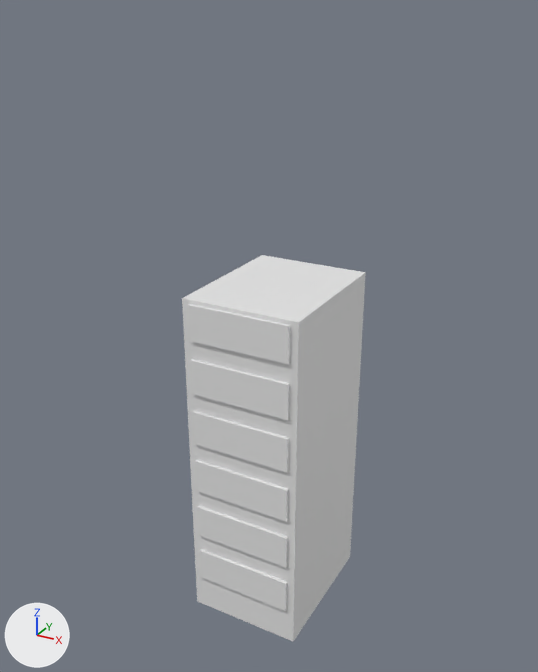
The OBJ model unity/Assets/Art/Generated/campus-kit/prop-server-rack.obj, before and after one commit.
Before and after are seen from a camera (50 mm lens) standing at (1.6, -3.0, 3.02) and looking at (-0.05, 0.0, 1.52). Lighting does not change. The marker at lower left points along +X, +Y and +Z. The older version comes first. Where no turn or scale is listed for an object, it has been applied to the vertices.

Objects in the first picture: 'prop-server-rack'.
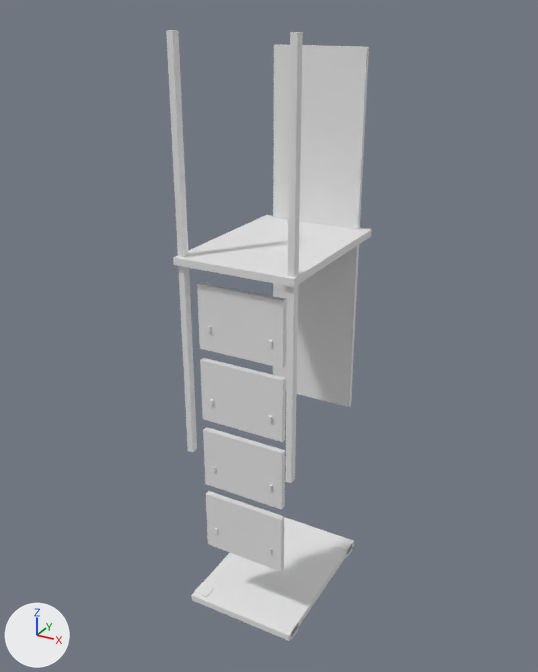
Where the change shows, as pixel boxes (x1, y1, x2, y2) in the pictures (538 x 672 px):
```json
{"object": "prop-server-rack", "change": "reshaped", "before": [182, 255, 366, 641], "after": [166, 30, 372, 641], "on screen": "12% wider, 58% taller"}
{"part": 1, "of": "me_prop_server_rack", "change": "added", "after": [335, 538, 352, 558]}
{"part": 2, "of": "me_prop_server_rack", "change": "added", "after": [194, 583, 214, 597]}
{"part": 3, "of": "me_prop_server_rack", "change": "added", "after": [278, 616, 298, 640]}
{"part": 4, "of": "me_prop_server_rack", "change": "added", "after": [166, 30, 197, 452]}
{"part": 5, "of": "me_prop_server_rack", "change": "added", "after": [285, 32, 303, 483]}
{"part": 6, "of": "me_prop_server_rack", "change": "added", "after": [173, 215, 372, 287]}
{"part": 7, "of": "me_prop_server_rack", "change": "added", "after": [191, 517, 354, 641]}
{"part": 8, "of": "me_prop_server_rack", "change": "added", "after": [273, 44, 369, 407]}
{"part": 9, "of": "me_prop_server_rack", "change": "added", "after": [206, 491, 284, 571]}
{"part": 10, "of": "me_prop_server_rack", "change": "added", "after": [203, 427, 285, 510]}
{"part": 11, "of": "me_prop_server_rack", "change": "added", "after": [200, 358, 286, 442]}
{"part": 12, "of": "me_prop_server_rack", "change": "added", "after": [197, 282, 287, 368]}
{"part": 13, "of": "me_prop_server_rack", "change": "deleted", "before": [182, 255, 366, 641]}
{"part": 14, "of": "me_prop_server_rack", "change": "deleted", "before": [193, 411, 289, 473]}
{"part": 15, "of": "me_prop_server_rack", "change": "deleted", "before": [199, 549, 287, 611]}
{"part": 16, "of": "me_prop_server_rack", "change": "deleted", "before": [190, 359, 290, 420]}
{"part": 17, "of": "me_prop_server_rack", "change": "deleted", "before": [197, 506, 288, 568]}
{"part": 18, "of": "me_prop_server_rack", "change": "deleted", "before": [188, 304, 290, 364]}
{"part": 19, "of": "me_prop_server_rack", "change": "deleted", "before": [195, 460, 288, 522]}
```

The change, as JSON lines over the scene's bpy script:
```json
{"block": "me_prop_server_rack", "where": "# used by ob_prop_server_rack; location = (0.0, 0.0, 0.0)"}
{"op": "remove", "block": "me_prop_server_rack", "code": "me_prop_server_rack.from_pydata(...)  # 56 vertices, 42 faces; spans x -0.3..0.3, y -0.39..0.38, z 0.0..1.8"}
{"op": "add", "block": "me_prop_server_rack", "code": "me_prop_server_rack.from_pydata(...)  # 216 vertices, 162 faces; spans x -0.3..0.3, y -0.43..0.43, z 0.03..2.94"}
{"block": "me_prop_server_rack", "change": "me_prop_server_rack part 1: a new loose piece, a box spanning x 0.22..0.3, y 0.32..0.4, z 0.03..0.09"}
{"block": "me_prop_server_rack", "change": "me_prop_server_rack part 2: a new loose piece, a box spanning x -0.3..-0.22, y -0.4..-0.32, z 0.03..0.09"}
{"block": "me_prop_server_rack", "change": "me_prop_server_rack part 3: a new loose piece, a box spanning x 0.22..0.3, y -0.4..-0.32, z 0.03..0.09"}
{"block": "me_prop_server_rack", "change": "me_prop_server_rack part 4: a new loose piece, a box spanning x -0.29..-0.26, y -0.405..-0.365, z 1.0..2.94"}
{"block": "me_prop_server_rack", "change": "me_prop_server_rack part 5: a new loose piece, a box spanning x 0.26..0.29, y -0.405..-0.365, z 1.0..2.94"}
{"block": "me_prop_server_rack", "change": "me_prop_server_rack part 6: a new loose piece, a box spanning x -0.3..0.3, y -0.425..0.425, z 1.975..2.01"}
{"block": "me_prop_server_rack", "change": "me_prop_server_rack part 7: a new loose piece, a box spanning x -0.3..0.3, y -0.425..0.425, z 0.05..0.085"}
{"block": "me_prop_server_rack", "change": "me_prop_server_rack part 8: a new loose piece, a box spanning x -0.24..0.24, y 0.393..0.418, z 1.0..2.86"}
{"block": "me_prop_server_rack", "change": "me_prop_server_rack part 9: a new loose piece, a box spanning x -0.22..0.22, y -0.365..-0.335, z 0.42..0.74"}
{"block": "me_prop_server_rack", "change": "me_prop_server_rack part 10: a new loose piece, a box spanning x -0.22..0.22, y -0.365..-0.335, z 0.8..1.12"}
{"block": "me_prop_server_rack", "change": "me_prop_server_rack part 11: a new loose piece, a box spanning x -0.22..0.22, y -0.365..-0.335, z 1.18..1.5"}
{"block": "me_prop_server_rack", "change": "me_prop_server_rack part 12: a new loose piece, a box spanning x -0.22..0.22, y -0.365..-0.335, z 1.56..1.88"}
{"block": "me_prop_server_rack", "change": "me_prop_server_rack part 13: the loose piece of 8 vertices spanning x -0.3..0.3, y -0.38..0.38, z 0.0..1.8 is deleted"}
{"block": "me_prop_server_rack", "change": "me_prop_server_rack part 14: the loose piece of 8 vertices spanning x -0.26..0.26, y -0.39..-0.37, z 1.04..1.22 is deleted"}
{"block": "me_prop_server_rack", "change": "me_prop_server_rack part 15: the loose piece of 8 vertices spanning x -0.26..0.26, y -0.39..-0.37, z 0.2..0.38 is deleted"}
{"block": "me_prop_server_rack", "change": "me_prop_server_rack part 16: the loose piece of 8 vertices spanning x -0.26..0.26, y -0.39..-0.37, z 1.32..1.5 is deleted"}
{"block": "me_prop_server_rack", "change": "me_prop_server_rack part 17: the loose piece of 8 vertices spanning x -0.26..0.26, y -0.39..-0.37, z 0.48..0.66 is deleted"}
{"block": "me_prop_server_rack", "change": "me_prop_server_rack part 18: the loose piece of 8 vertices spanning x -0.26..0.26, y -0.39..-0.37, z 1.6..1.78 is deleted"}
{"block": "me_prop_server_rack", "change": "me_prop_server_rack part 19: the loose piece of 8 vertices spanning x -0.26..0.26, y -0.39..-0.37, z 0.76..0.94 is deleted"}
{"block": "me_prop_server_rack", "change": "other edits to the shape of me_prop_server_rack do not show in these pictures"}
```
